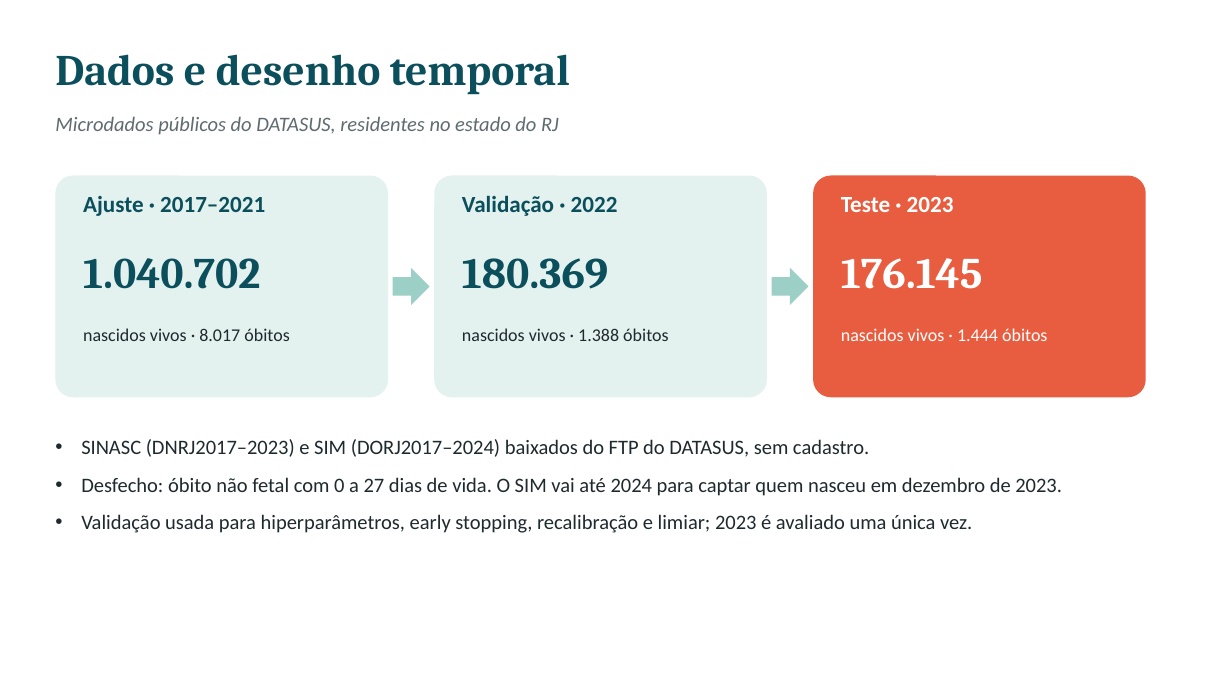
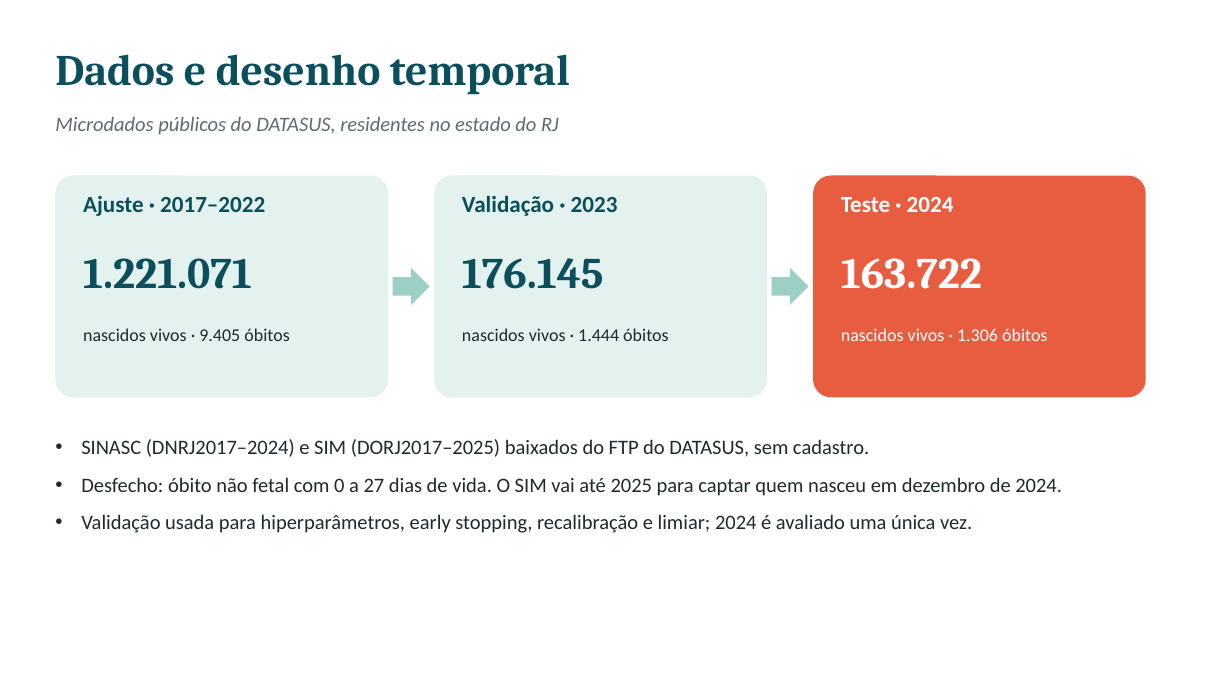
Before and after one commit to CledsonSilvaAraujo/mortalidade-neonatal-rj, a slide deck: slide 5 of slides/apresentacao.pptx. Drawn at 1232x693 pixels with LibreOffice and Linux fonts; fonts in the diff are those of the drawing. Boxes give left, top, right and bottom in pixels: in the first picture for what was removed or moved away, otherwise in the second. Text is boxed around its words. In the diff, an @@ line names an element or a change of style, - is before the commit and + after.

```diff
--- a/slides/apresentacao.pptx
+++ b/slides/apresentacao.pptx
@@ text at bbox=[83, 196, 265, 216]: text changed @@
-Ajuste · 2017–2021
+Ajuste · 2017–2022
@@ text at bbox=[462, 195, 618, 216]: text changed @@
-Validação · 2022
+Validação · 2023
@@ text at bbox=[841, 197, 954, 212]: text changed @@
-Teste · 2023
+Teste · 2024
@@ text at bbox=[83, 258, 252, 289]: text changed @@
-1.040.702
+1.221.071
@@ text at bbox=[462, 258, 604, 289]: text changed @@
-180.369
+176.145
@@ text at bbox=[841, 258, 982, 289]: text changed @@
-176.145
+163.722
@@ text at bbox=[83, 328, 289, 341]: text changed @@
-nascidos vivos · 8.017 óbitos
+nascidos vivos · 9.405 óbitos
@@ text at bbox=[462, 328, 668, 341]: text changed @@
-nascidos vivos · 1.388 óbitos
+nascidos vivos · 1.444 óbitos
@@ text at bbox=[841, 328, 1047, 341]: text changed @@
-nascidos vivos · 1.444 óbitos
+nascidos vivos · 1.306 óbitos
@@ text at bbox=[81, 439, 1062, 533]: text changed @@
-• SINASC (DNRJ2017–2023) e SIM (DORJ2017–2024) baixados do FTP do DATASUS, sem cadastro.
-• Desfecho: óbito não fetal com 0 a 27 dias de vida. O SIM vai até 2024 para captar quem nasceu em dezembro de 2023.
-• Validação usada para hiperparâmetros, early stopping, recalibração e limiar; 2023 é avaliado uma única vez.
+• SINASC (DNRJ2017–2024) e SIM (DORJ2017–2025) baixados do FTP do DATASUS, sem cadastro.
+• Desfecho: óbito não fetal com 0 a 27 dias de vida. O SIM vai até 2025 para captar quem nasceu em dezembro de 2024.
+• Validação usada para hiperparâmetros, early stopping, recalibração e limiar; 2024 é avaliado uma única vez.
```
Also in this commit, not shown: 13 other slides changed, 49 other files.
